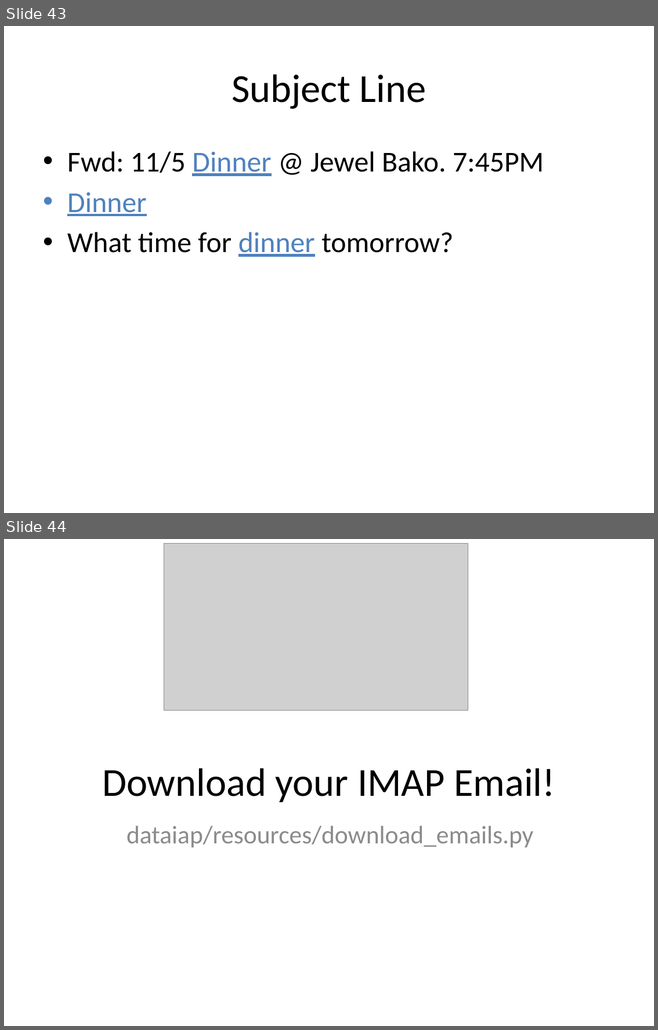
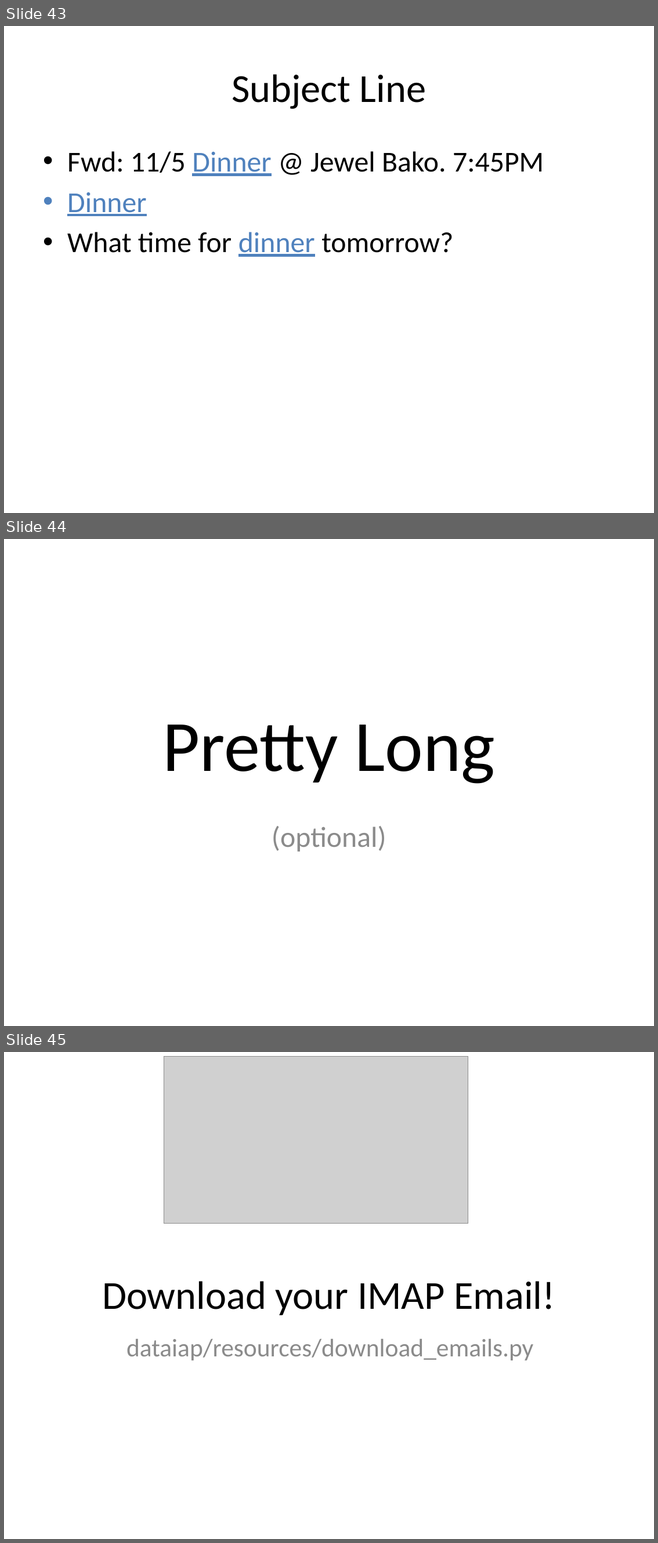
Before and after one commit to dataiap/dataiap, a slide deck: lectures/day4.pptx. Shown one above the other, each under a label of ours: slides 43 and 44 before the commit, slides 43, 44 and 45 after it. The pictures are 658x1030 and 658x1543 pixels, drawn with LibreOffice and Linux fonts; fonts in the diff are those of the drawing; grey boxes stand for pictures. Boxes give left, top, right and bottom in pixels: in the first picture for what was removed or moved away, otherwise in the second. Text is boxed around its words. In the diff, an @@ line names an element or a change of style, - is before the commit and + after.

```diff
--- a/lectures/day4.pptx
+++ b/lectures/day4.pptx
@@ slide 44 added at [4,539,654,1026], background #FFFFFF @@
@@ title added at [163,725,495,784], 80 pt, text #000000 @@
+Pretty Long
@@ subtitle added at [271,826,386,852], 32 pt, text #8C8C8C @@
+(optional)
@@ what was slide 44 is now slide 45 @@
```
Also in this commit, not shown: 4 slides changed, 1 other file.
